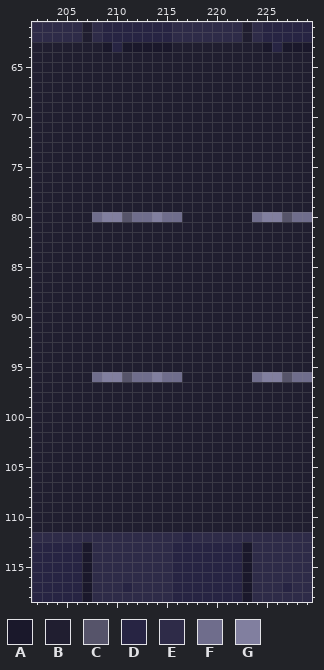
Two versions of one pixel-art file, art/sprite1.aseprite. Above, as it was before the edit.
256x256 pixels, 1 frame. Colours within 5 levels of each other are drawn and written as one. Shown: x 202..229, y 61..118.
Visible layers, top first: "cars", "icons", "objects", "tilemap_parallax", "tilemap_details", "tilemap_ground".
Palette (. is transparent): A #1a182b  B #201e30  C #56546a  D #272443  E #2e2b48  F #6f6d8c  G #817f9f
Pixels before, first column x 202:
 61 EEEEEBEDDDDDDDEEEEEEEBEDDDDD
 62 EEEEEBEDDDDDDDEEEEEEEBEDDDDD
 63 BBBBBBBADAAAAABBBBBBBBBADAAA
 64 BBBBBBBBBBBBBBBBBBBBBBBBBBBB
 65 BBBBBBBBBBBBBBBBBBBBBBBBBBBB
 66 BBBBBBBBBBBBBBBBBBBBBBBBBBBB
 67 BBBBBBBBBBBBBBBBBBBBBBBBBBBB
 68 BBBBBBBBBBBBBBBBBBBBBBBBBBBB
 69 BBBBBBBBBBBBBBBBBBBBBBBBBBBB
 70 BBBBBBBBBBBBBBBBBBBBBBBBBBBB
 71 BBBBBBBBBBBBBBBBBBBBBBBBBBBB
 72 BBBBBBBBBBBBBBBBBBBBBBBBBBBB
 73 BBBBBBBBBBBBBBBBBBBBBBBBBBBB
 74 BBBBBBBBBBBBBBBBBBBBBBBBBBBB
 75 BBBBBBBBBBBBBBBBBBBBBBBBBBBB
 76 BBBBBBBBBBBBBBBBBBBBBBBBBBBB
 77 BBBBBBBBBBBBBBBBBBBBBBBBBBBB
 78 BBBBBBBBBBBBBBBBBBBBBBBBBBBB
 79 BBBBBBBBBBBBBBBBBBBBBBBBBBBB
 80 BBBBBBFGGCFFGFFBBBBBBBFGGCFF
 81 BBBBBBBBBBBBBBBBBBBBBBBBBBBB
 82 BBBBBBBBBBBBBBBBBBBBBBBBBBBB
 83 BBBBBBBBBBBBBBBBBBBBBBBBBBBB
 84 BBBBBBBBBBBBBBBBBBBBBBBBBBBB
 85 BBBBBBBBBBBBBBBBBBBBBBBBBBBB
 86 BBBBBBBBBBBBBBBBBBBBBBBBBBBB
 87 BBBBBBBBBBBBBBBBBBBBBBBBBBBB
 88 BBBBBBBBBBBBBBBBBBBBBBBBBBBB
 89 BBBBBBBBBBBBBBBBBBBBBBBBBBBB
 90 BBBBBBBBBBBBBBBBBBBBBBBBBBBB
 91 BBBBBBBBBBBBBBBBBBBBBBBBBBBB
 92 BBBBBBBBBBBBBBBBBBBBBBBBBBBB
 93 BBBBBBBBBBBBBBBBBBBBBBBBBBBB
 94 BBBBBBBBBBBBBBBBBBBBBBBBBBBB
 95 BBBBBBBBBBBBBBBBBBBBBBBBBBBB
 96 BBBBBBFGGCFFGFFBBBBBBBFGGCFF
 97 BBBBBBBBBBBBBBBBBBBBBBBBBBBB
 98 BBBBBBBBBBBBBBBBBBBBBBBBBBBB
 99 BBBBBBBBBBBBBBBBBBBBBBBBBBBB
100 BBBBBBBBBBBBBBBBBBBBBBBBBBBB
101 BBBBBBBBBBBBBBBBBBBBBBBBBBBB
102 BBBBBBBBBBBBBBBBBBBBBBBBBBBB
103 BBBBBBBBBBBBBBBBBBBBBBBBBBBB
104 BBBBBBBBBBBBBBBBBBBBBBBBBBBB
105 BBBBBBBBBBBBBBBBBBBBBBBBBBBB
106 BBBBBBBBBBBBBBBBBBBBBBBBBBBB
107 BBBBBBBBBBBBBBBBBBBBBBBBBBBB
108 BBBBBBBBBBBBBBBBBBBBBBBBBBBB
109 BBBBBBBBBBBBBBBBBBBBBBBBBBBB
110 BBBBBBBBBBBBBBBBBBBBBBBBBBBB
111 BBBBBBBBBBBBBBBBBBBBBBBBBBBB
112 EEEEEEEEEEEEEEEDEEEEEEEEEEEE
113 DDDDDAEEEEEEEEDDDDDDDAEEEEEE
114 DDDDDAEEEEEEEEDDDDDDDAEEEEEE
115 DDDDDAEEEEEEEEDDDDDDDAEEEEEE
116 DDDDDAEEEEEEEEDDDDDDDAEEEEEE
117 DDDDDAEEEDEEEEDDDDDDDAEEEDEE
118 DDDDDAEEEEEEEEDDDDDDDAEEEEEE
After the commit:
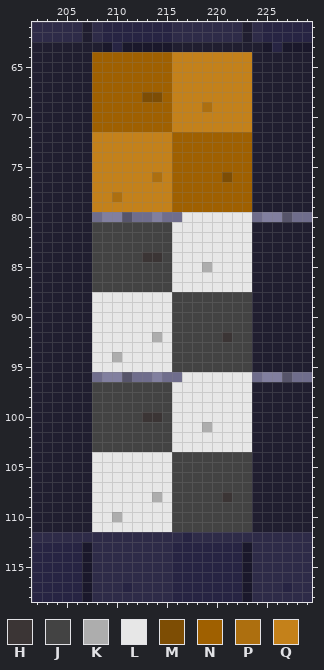
Colours new in this view: H #3b3535  J #434343  K #adadad  L #e7e7e7  M #7d4d04  N #9f6000  P #ad6f0f  Q #c4811a
Difference:
Changed rows in their new state; - is an unchanged pixel.
Layer "tilemap_ground":
first column x 208:
 64 NNNNNNNNQQQQQQQQ
 65 NNNNNNNNQQQQQQQQ
 66 NNNNNNNNQQQQQQQQ
 67 NNNNNNNNQQQQQQQQ
 68 NNNNNMMNQQQQQQQQ
 69 NNNNNNNNQQQPQQQQ
 70 NNNNNNNNQQQQQQQQ
 71 NNNNNNNNQQQQQQQQ
 72 QQQQQQQQNNNNNNNN
 73 QQQQQQQQNNNNNNNN
 74 QQQQQQQQNNNNNNNN
 75 QQQQQQQQNNNNNNNN
 76 QQQQQQPQNNNNNMNN
 77 QQQQQQQQNNNNNNNN
 78 QQPQQQQQNNNNNNNN
 79 QQQQQQQQNNNNNNNN
 80 ---------LLLLLLL
 81 JJJJJJJJLLLLLLLL
 82 JJJJJJJJLLLLLLLL
 83 JJJJJJJJLLLLLLLL
 84 JJJJJHHJLLLLLLLL
 85 JJJJJJJJLLLKLLLL
 86 JJJJJJJJLLLLLLLL
 87 JJJJJJJJLLLLLLLL
 88 LLLLLLLLJJJJJJJJ
 89 LLLLLLLLJJJJJJJJ
 90 LLLLLLLLJJJJJJJJ
 91 LLLLLLLLJJJJJJJJ
 92 LLLLLLKLJJJJJHJJ
 93 LLLLLLLLJJJJJJJJ
 94 LLKLLLLLJJJJJJJJ
 95 LLLLLLLLJJJJJJJJ
 96 ---------LLLLLLL
 97 JJJJJJJJLLLLLLLL
 98 JJJJJJJJLLLLLLLL
 99 JJJJJJJJLLLLLLLL
100 JJJJJHHJLLLLLLLL
101 JJJJJJJJLLLKLLLL
102 JJJJJJJJLLLLLLLL
103 JJJJJJJJLLLLLLLL
104 LLLLLLLLJJJJJJJJ
105 LLLLLLLLJJJJJJJJ
106 LLLLLLLLJJJJJJJJ
107 LLLLLLLLJJJJJJJJ
108 LLLLLLKLJJJJJHJJ
109 LLLLLLLLJJJJJJJJ
110 LLKLLLLLJJJJJJJJ
111 LLLLLLLLJJJJJJJJ
